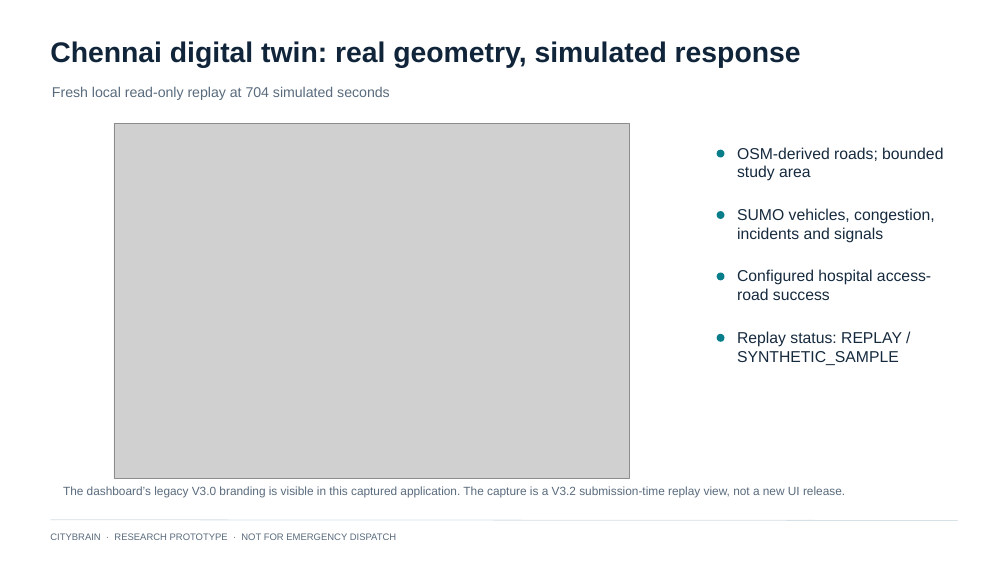
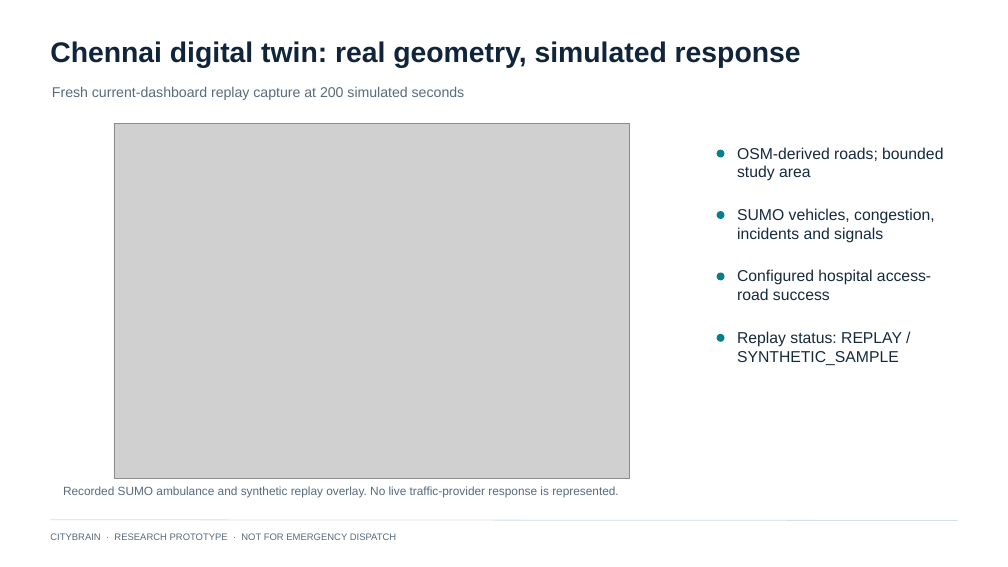
Before and after one commit to arghsahai/CityBrain, a slide deck: slide 5 of deliverables/final-academic-submission/CityBrain_Final_Presentation.pptx. Drawn at 1008x567 pixels with LibreOffice and Linux fonts; fonts in the diff are those of the drawing; grey boxes stand for pictures. Boxes give left, top, right and bottom in pixels: in the first picture for what was removed or moved away, otherwise in the second. Text is boxed around its words. In the diff, an @@ line names an element or a change of style, - is before the commit and + after.

Commit message:
docs: finalize verified demos and academic release readiness

```diff
--- a/deliverables/final-academic-submission/CityBrain_Final_Presentation.pptx
+++ b/deliverables/final-academic-submission/CityBrain_Final_Presentation.pptx
@@ text at (52, 86, 465, 100): text changed @@
-Fresh local read-only replay at 704 simulated seconds
+Fresh current-dashboard replay capture at 200 simulated seconds
@@ text at (63, 486, 619, 498): text changed @@
-The dashboard’s legacy V3.0 branding is visible in this captured application. The capture is a V3.2 submission-time replay view, not a new UI release.
+Recorded SUMO ambulance and synthetic replay overlay. No live traffic-provider response is represented.
```
Also in this commit, not shown: 3 other slides changed, 26 other files.
